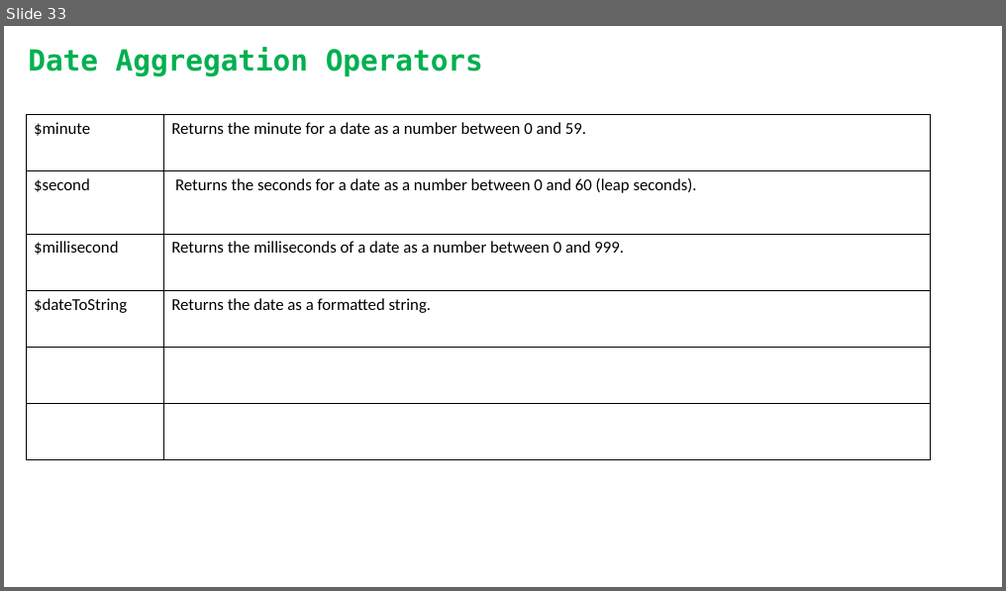
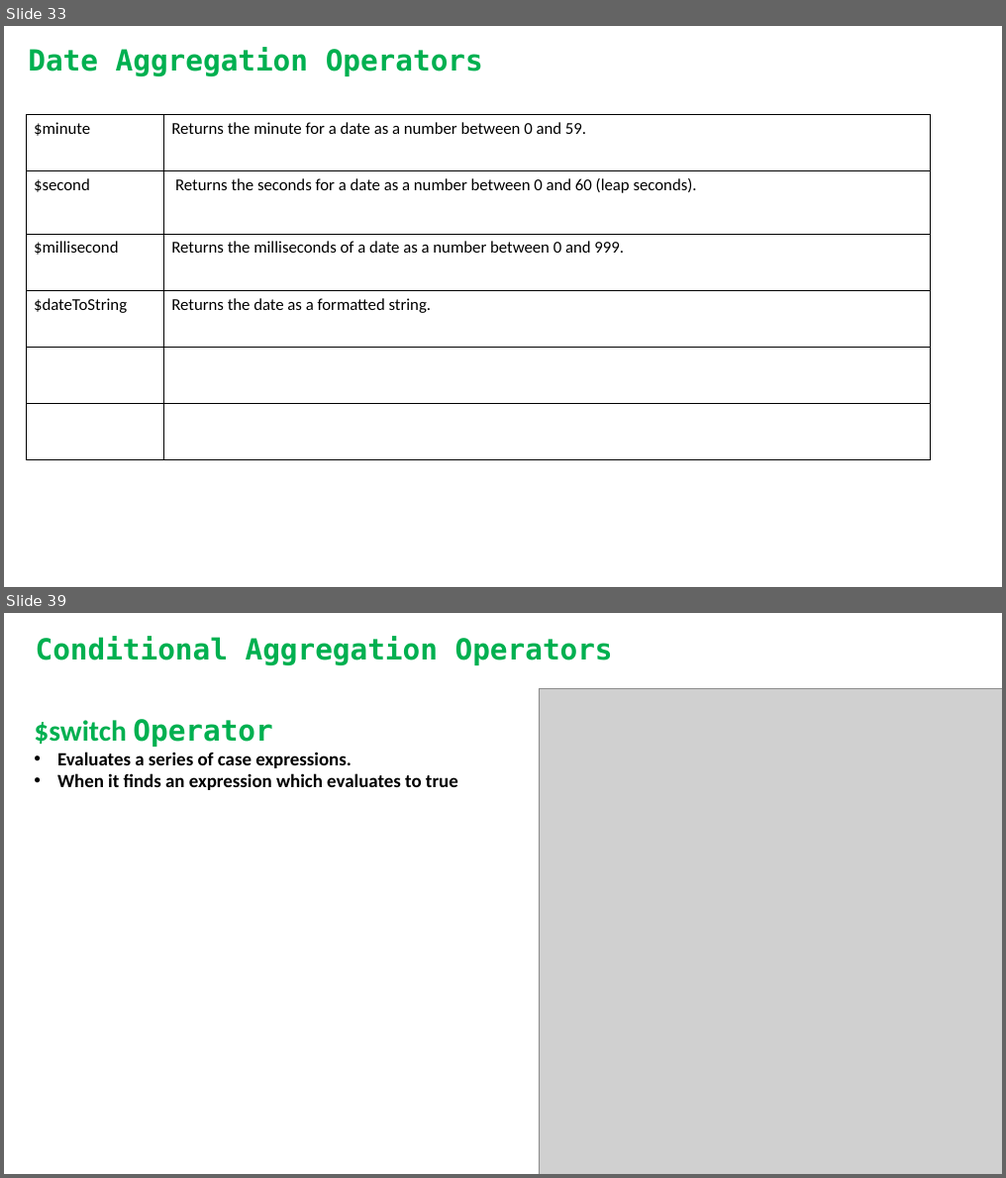
Before and after one commit to rupomsoft/MERN-STACK-Series, a slide deck: Mongo-Advance/Master.pptx. Shown one above the other, each under a label of ours: slide 33 before the commit, slides 33 and 39 after it; the slides between them are not shown. The pictures are 1006x591 and 1006x1178 pixels, drawn with LibreOffice and Linux fonts; fonts in the diff are those of the drawing; grey boxes stand for pictures; background and template pictures are left out. Boxes give left, top, right and bottom in pixels: in the first picture for what was removed or moved away, otherwise in the second. Text is boxed around its words. In the diff, an @@ line names an element or a change of style, - is before the commit and + after.

```diff
--- a/Mongo-Advance/Master.pptx
+++ b/Mongo-Advance/Master.pptx
@@ slide 39 added at (4, 613, 1002, 1174), background picture (left out) @@
@@ text added at (36, 636, 613, 665), 28 pt, text #00B050, bold @@
+Conditional Aggregation Operators
@@ picture added at (539, 688, 1002, 1174) @@
@@ text added at (34, 719, 458, 790), 18 pt, text #000000, bold @@
+$switch Operator
+• Evaluates a series of case expressions.
+• When it finds an expression which evaluates to true
```
Also in this commit, not shown: 4 other slides added, 4 other files.
